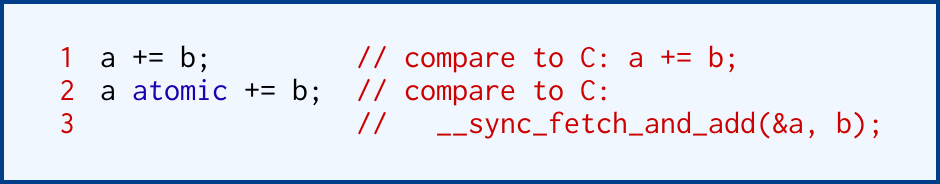
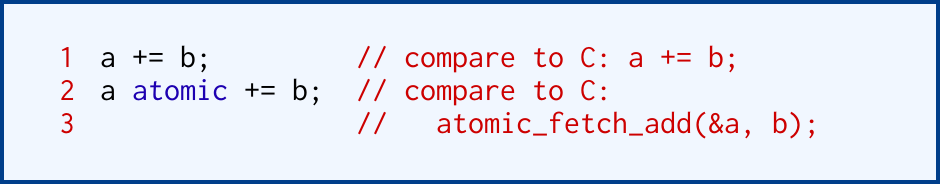
Two versions of the same layered image (940px x 184px). Layer-by-layer changes:
painted on "a += b; // compare to ..." over [437, 111, 878, 139]
